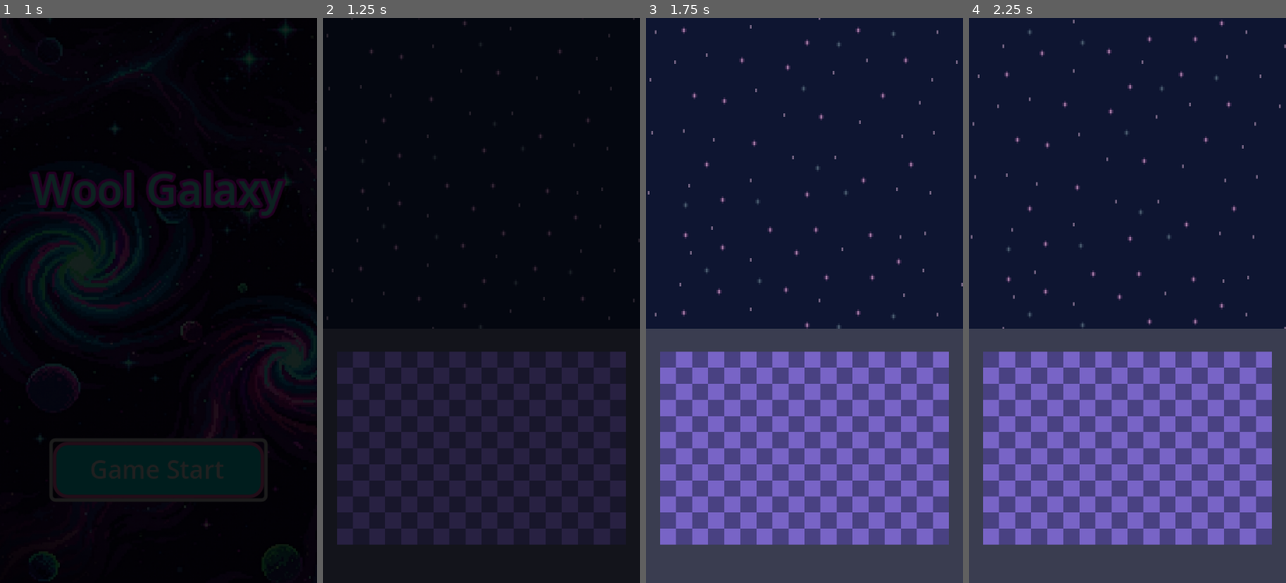
Above: before the commit, frames 1-4 (left to right).
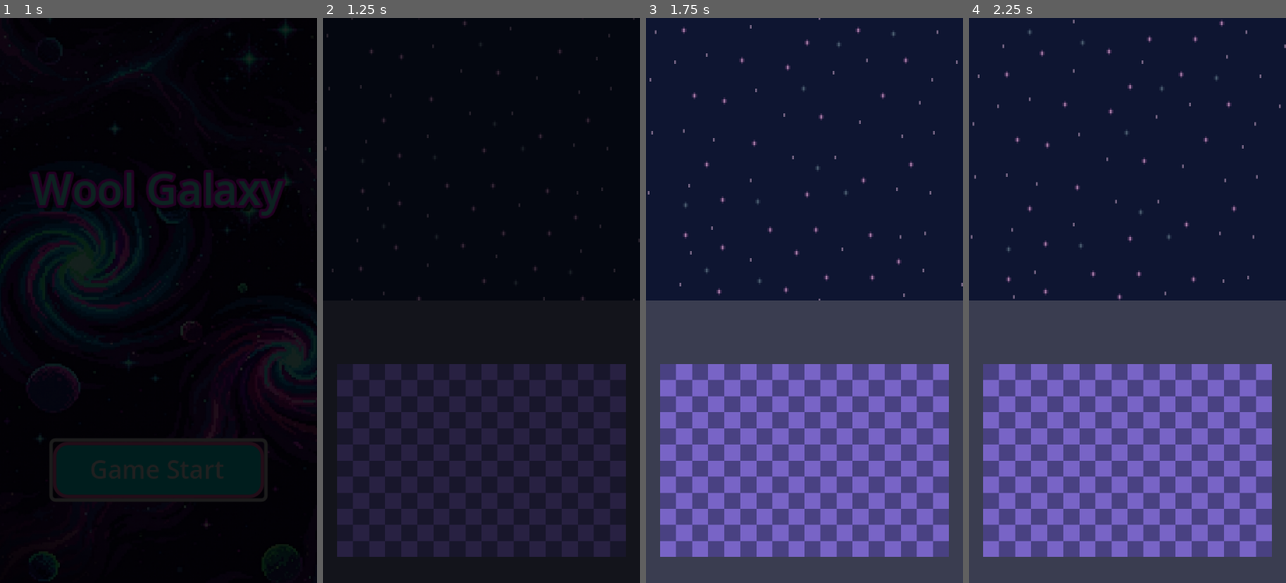
Above: after the commit, the same moments.

Repository: ZoNaDak/GalaxyPuzzleShooter_ProtoType
Game: Godot game, scene res://game/scenes/title/title_scene.tscn
Same seed, same stepped clock (60 frames per second), same inputs: the game is played once before the commit and once after it.
Inputs:
- Up to frame 1 (1 s): click "Game Start" at 0.5 s
- Up to frame 2 (1.25 s): no input
- Up to frame 3 (1.75 s): no input
- Up to frame 4 (2.25 s): no input

Frame 1 is identical in both runs. In frame 2, 2.0% of the frame differs, in the area x 4-96%, y 50-96%; in frame 3, 31%, in the area x 0-100%, y 50-96%; in frame 4, 31%.

Commit message:
Modify Missile Board Codes 2

Diff:
--- a/wool-galaxy-proto/game/scenes/main/main_scene.tscn
+++ b/wool-galaxy-proto/game/scenes/main/main_scene.tscn
@@ -2,7 +2,7 @@
 
 [ext_resource type="Script" uid="uid://b582mxuj5s2kx" path="res://game/scenes/main/main_scene.gd" id="1_lxwxr"]
 [ext_resource type="Texture2D" uid="uid://b5ne7212byurj" path="res://game/world/resources/background.png" id="2_n0hcn"]
-[ext_resource type="PackedScene" uid="uid://1semffj55mi0" path="res://game/ui/missile_board/missile_board.tscn" id="3_exta3"]
+[ext_resource type="PackedScene" uid="uid://1semffj55mi0" path="res://game/ui/missile_puzzle_board/missile_puzzle_board.tscn" id="3_exta3"]
 
 [node name="MainScene" type="Node"]
 script = ExtResource("1_lxwxr")
@@ -22,12 +22,12 @@
 clip_contents = true
 layout_mode = 2
 size_flags_vertical = 3
-size_flags_stretch_ratio = 11.0
+size_flags_stretch_ratio = 10.0
 stretch = true
 
 [node name="GameViewport" type="SubViewport" parent="Canvas/VBoxContainer/GameViewportContainer"]
 handle_input_locally = false
-size = Vector2i(180, 176)
+size = Vector2i(180, 160)
 render_target_update_mode = 4
 
 [node name="GameView" type="Node2D" parent="Canvas/VBoxContainer/GameViewportContainer/GameViewport"]
@@ -45,7 +45,7 @@
 [node name="BottomUI" type="Control" parent="Canvas/VBoxContainer"]
 layout_mode = 2
 size_flags_vertical = 3
-size_flags_stretch_ratio = 9.0
+size_flags_stretch_ratio = 10.0
 
 [node name="Background" type="ColorRect" parent="Canvas/VBoxContainer/BottomUI"]
 layout_mode = 1
@@ -64,10 +64,19 @@
 grow_horizontal = 2
 grow_vertical = 2
 theme_override_constants/margin_left = 8
+theme_override_constants/margin_top = 4
 theme_override_constants/margin_right = 8
 theme_override_constants/margin_bottom = 8
 
-[node name="MissileBoard" parent="Canvas/VBoxContainer/BottomUI/MarginContainer" instance=ExtResource("3_exta3")]
+[node name="VBoxContainer" type="VBoxContainer" parent="Canvas/VBoxContainer/BottomUI/MarginContainer"]
+layout_mode = 2
+theme_override_constants/separation = 5
+
+[node name="MissileSlotBoard" type="Control" parent="Canvas/VBoxContainer/BottomUI/MarginContainer/VBoxContainer"]
+custom_minimum_size = Vector2(0, 20)
+layout_mode = 2
+
+[node name="MissilePuzzleBoard" parent="Canvas/VBoxContainer/BottomUI/MarginContainer/VBoxContainer" instance=ExtResource("3_exta3")]
 layout_mode = 2
 size_flags_horizontal = 3
 size_flags_vertical = 3
